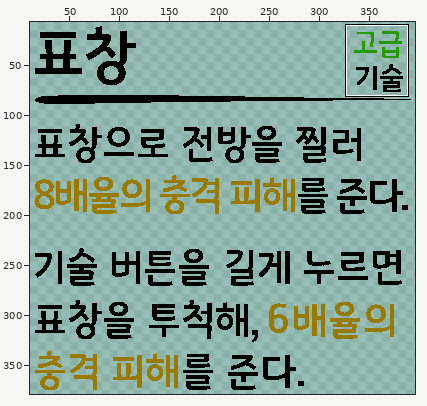
Pixel-art file -- 과거시험 시제/이미지 작업/interface/sk&item/skillUi/kick/sk142Info.aseprite. The picture above shows the old version from afar; the outline marks the close-up.
Close-up. The starting point:
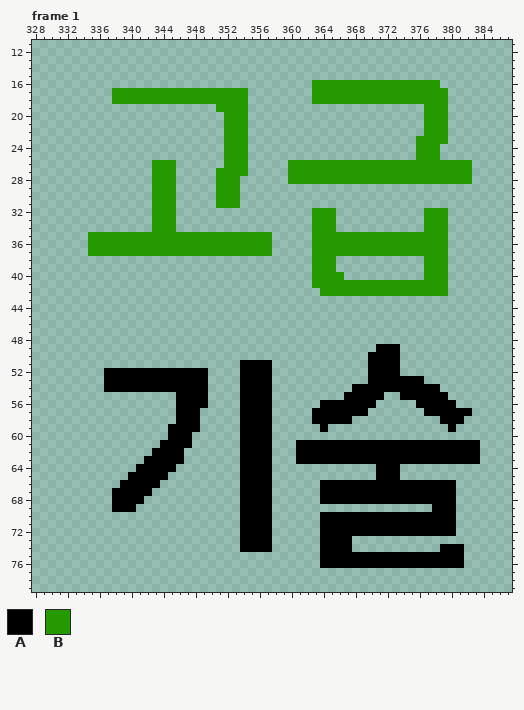
400x560 pixels, 2 frames. Shown: frame 1: x 328..387, y 11..79. The wide view leaves out empty margins. The commit also changed other frames or places, which this record leaves out.
Visible layers, top first: "Layer 3", "text", "title", "line".
Palette (. is transparent): A #000000  B #249900
Pixels before, frame 1 (only the part around the change), first column x 331:
11 .........................................................
12 .........................................................
13 .........................................................
14 .........................................................
15 .........................................................
16 ................................BBBBBBBBBBBBBBBB.........
17 .......BBBBBBBBBBBBBBBBB........BBBBBBBBBBBBBBBBB........
18 .......BBBBBBBBBBBBBBBBB........BBBBBBBBBBBBBBBBB........
19 ....................BBBB......................BBB........
20 .....................BBB......................BBB........
21 .....................BBB......................BBB........
22 .....................BBB......................BBB........
23 .....................BBB.....................BBBB........
24 .....................BBB.....................BBB.........
25 .....................BBB.....................BBB.........
26 ............BBB......BBB.....BBBBBBBBBBBBBBBBBBBBBBB.....
27 ............BBB.....BBBB.....BBBBBBBBBBBBBBBBBBBBBBB.....
28 ............BBB.....BBB......BBBBBBBBBBBBBBBBBBBBBBB.....
29 ............BBB.....BBB..................................
30 ............BBB.....BBB..................................
31 ............BBB.....BBB..................................
32 ............BBB.................BBB...........BBB........
33 ............BBB.................BBB...........BBB........
34 ............BBB.................BBB...........BBB........
35 ....BBBBBBBBBBBBBBBBBBBBBBB.....BBBBBBBBBBBBBBBBB........
36 ....BBBBBBBBBBBBBBBBBBBBBBB.....BBBBBBBBBBBBBBBBB........
37 ....BBBBBBBBBBBBBBBBBBBBBBB.....BBBBBBBBBBBBBBBBB........
38 ................................BBB...........BBB........
39 ................................BBB...........BBB........
40 ................................BBBB..........BBB........
41 ................................BBBBBBBBBBBBBBBBB........
42 .................................BBBBBBBBBBBBBBBB........
43 .........................................................
44 .........................................................
45 .........................................................
46 .........................................................
47 .........................................................
48 .........................................................
49 ........................................AAA..............
50 .......................................AAAA..............
51 .......................AAAA............AAAA..............
52 ......AAAAAAAAAAAAA....AAAA............AAAA..............
53 ......AAAAAAAAAAAAA....AAAA............AAAAAAA...........
54 ......AAAAAAAAAAAAA....AAAA..........AAAAAAAAAAA.........
55 ...............AAAA....AAAA.........AAAAA..AAAAAA........
56 ...............AAAA....AAAA......AAAAAAA.....AAAAA.......
57 ...............AAA.....AAAA.....AAAAAAA.......AAAAAA.....
58 ...............AAA.....AAAA.....AAAAA...........AAA......
59 ..............AAAA.....AAAA......A...............A.......
60 ..............AAA......AAAA..............................
61 .............AAAA......AAAA...AAAAAAAAAAAAAAAAAAAAAAA....
62 ............AAAA.......AAAA...AAAAAAAAAAAAAAAAAAAAAAA....
63 ...........AAAAA.......AAAA...AAAAAAAAAAAAAAAAAAAAAAA....
64 ..........AAAAA........AAAA.............AAA..............
65 .........AAAAA.........AAAA.............AAA..............
66 ........AAAAA..........AAAA......AAAAAAAAAAAAAAAAA.......
67 .......AAAAA...........AAAA......AAAAAAAAAAAAAAAAA.......
68 .......AAAA............AAAA......AAAAAAAAAAAAAAAAA.......
69 .......AAA.............AAAA....................AAA.......
70 .......................AAAA......AAAAAAAAAAAAAAAAA.......
71 .......................AAAA......AAAAAAAAAAAAAAAAA.......
72 .......................AAAA......AAAAAAAAAAAAAAAAA.......
73 .......................AAAA......AAAA....................
74 .......................AAAA......AAAA...........AAA......
75 .................................AAAAAAAAAAAAAAAAAA......
76 .................................AAAAAAAAAAAAAAAAAA......
77 .........................................................
78 .........................................................
79 .........................................................
The same view after the edit:
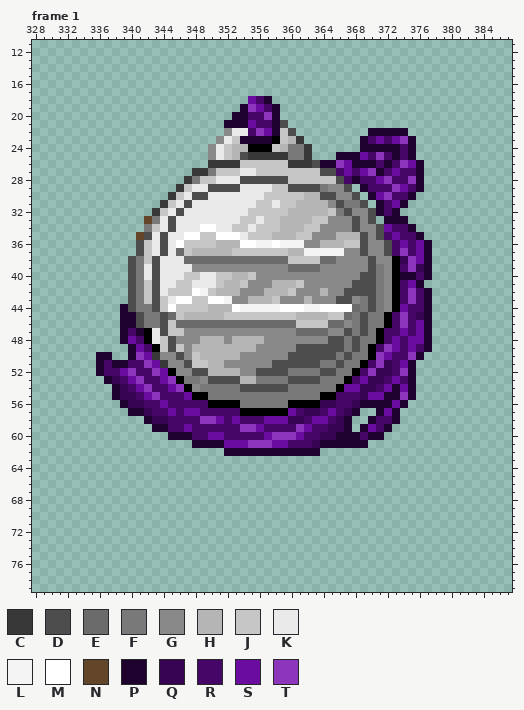
Colours new in this view: C #383838  D #4d4d4d  E #6b6b6b  F #797979  G #898989  H #b5b5b5  J #c6c6c6  K #eaeaea  L #f4f4f4  M #ffffff  N #634529  P #1e022d  Q #370453  R #460668  S #6a0c9e  T #8c36bb
The edit:
Changed rows in their new state; - is an unchanged pixel.
Frame 1, layer "Layer 3":
first column x 335:
16 ----------------------------................-----
17 ---.................--------.................----
18 ---.................SRP-----.................----
19 ----------------...PTSRP------------------...----
20 -----------------.PPRRTP------------------...----
21 -----------------PPPSRRPD-----------------...----
22 -----------------GKKRTSPJD---------PPPPP--...----
23 ----------------GKJPPPPAJHC-------PRSRSTP....----
24 ---------------GKJHHAAAJHFFC------PPPPPRP...-----
25 ---------------GKJHDCCCCCFFC---PPPSRTRPRP...-----
26 --------...----CCCCJJJJJJCCCDPPTSPPPRPRTSP......-
27 --------...--CCFJJJKKJJJJJJJJDDRSRSTPRSRRP......-
28 --------...-CFJJKKKDDDDDDJJJJJJDRPRRSTRRTP......-
29 --------...CJKKDDDDKKKKJJDDDDFGGD-PRRRTSRP-------
30 --------..CJKDDKKKKKKKJJJJJHHDDGGD-PSTRRP--------
31 --------.CJKDKKKKKKKKJJKJJHHHHGDFFD-PRSP---------
32 --------CJKDKKKKKKKKJJJJJHHHHHJFDGGDPRP---...----
33 -------NFKDKKKKKKKKJJKJJHHHHJJGGGDGD-PPP--...----
34 -------FJKDKKKMMKKJJKJJJHHHJJGGGGDGGDSRRP-...----
35 ......NDKDKKMMJJMMMKJJJHHHJJGGGHHHDGDRSRRP...----
36 ......DJKDKMJJJJHHHMMLLMLLLGGHHHJJDGGDRSRSP..----
37 ......DJKDKEJHHHHHJJJJJJJHHLLLLLGGDGGDRTRSP..----
38 -----DFJDKKKEEEEEEEEEEEEEJJJJEEGGGGDGGAQTSP..----
39 -----DFKDKKKKGGGGGGGGGGGGEEEEGGGGGGDFGARTQP..----
40 -----DFKDKKKJJKKJJHHJGGGGGGGGGGGGGDDFGAPPRP..----
41 -----DFJDKKJJKKKJHHJGGGHHHJGGGGGGDDDFGARSP...----
42 -----DFJDKJJJMLJHHHGGGHHHJGGGHGGDDDDFGARTRP..----
43 -----DFJDJKMMJJMMLGGHHHJGGGHGGGDDGFDFGARTRP------
44 ----PDFFDJMJJJJHHHMLLLLLMMMLLMMMMEFDFGASRRP------
45 ----PPDFFDEJHHHHHJJJJJJJJJHHHHJJEFDFFARTRQP------
46 ----PPDFFDJEEEEEEEEEEEEEEEJJJJEEGFDFFARTRSP------
47 ----PRPAKDJJGGGGGGGGGGGGGGEEEEGGDFDFARRSRSP------
48 ----PSRAKJDGGGHHHGHHHHGGGGGGGGDDFDFFARSRSSP------
49 -----PSRAJDJGHHHHHHHHGGGGGDDDDDDFDFARTSRSRP------
50 -PP--PTSCGGDGJHHHHHGGGGGGDDDDDDFDFF-TSRRTP-------
51 -PRPPRRTSCGGDJJHHGGGGGGDDDDDDFFDFFARTQRSP--------
52 -PRRSTRRTS-GGDDHHHHGGDDDDFFFFDDFFARTQQRTP--------
53 --PQRSTRRST-FFGDDDDHHFFFFDDDDFFFARSQQRSRP.-------
54 --.PQRSTRRST-GFFFFFDDDDDDFFFFFFASSQQRSPSP...-----
55 ---PQQRSTRRRS--FFFFFFFFFFFFFFAARRRQSSPPTP....----
56 ----PQQRRSRRRRRAAAAFFFFFFAAAAQQRRQPPPPSP-.....---
57 -----PPQRRSRSSRRRRR----AASRQQRSRQP.-PSP---......-
58 -------PQQRRRRTTSRSRRRSSSQQRSSRQP--PRRP-----...--
59 --------PPRRSRRRRRRTTSRRRRTSRRQQP-PSRP-------.---
60 ----------PPPRRSSRRRRRSTTTSRRQQPPPRPP------------
61 ---------....PPPPSSSTTTSSRRRQPPPPPP..............
62 --------....-----PPPPPPPPPPPP....................
63 -------.....-------....---.......................
64 ------.....--------....-------------...----------
65 -----.....---------....-------------...----------
66 ----.....----------....------.................---
67 ---.....-----------....------.................---
68 ---....------------....------.................---
69 ---...-------------....--------------------...---
70 -------------------....------.................---
71 -------------------....------.................---
72 -------------------....------.................---
73 -------------------....------....----------------
74 -------------------....------....-----------...--
75 -----------------------------..................--
76 -----------------------------..................--
Boxes around the changes in both close-ups, in picture pixels (x1, y1, x2, y2):
changed: (88, 80, 480, 568)
